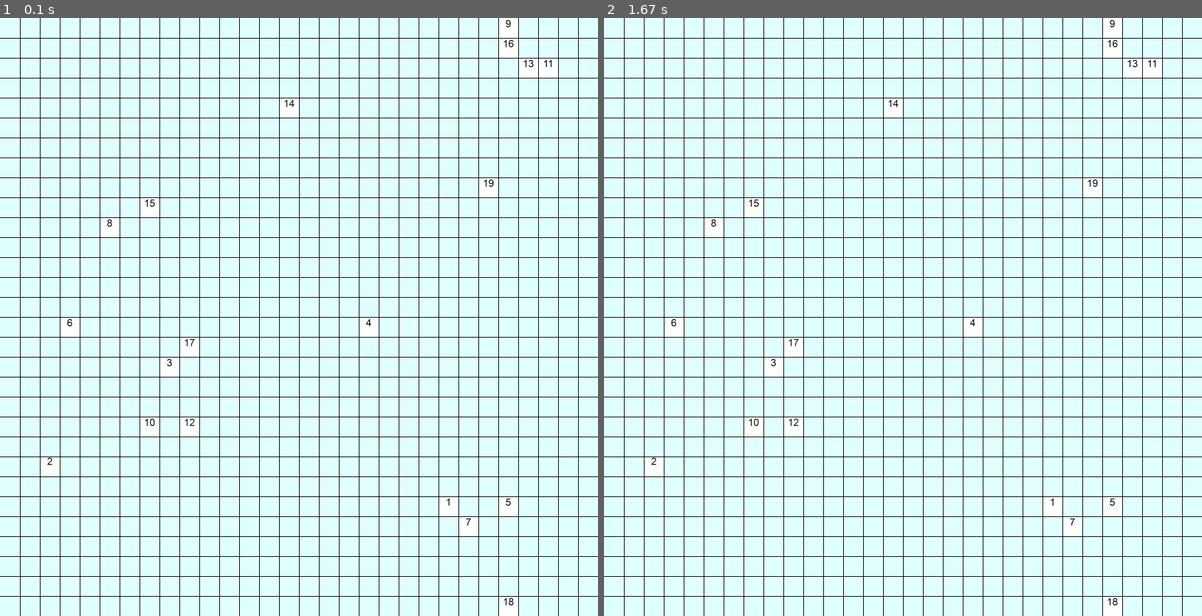
Above: before the commit, frames 1-2 (left to right).
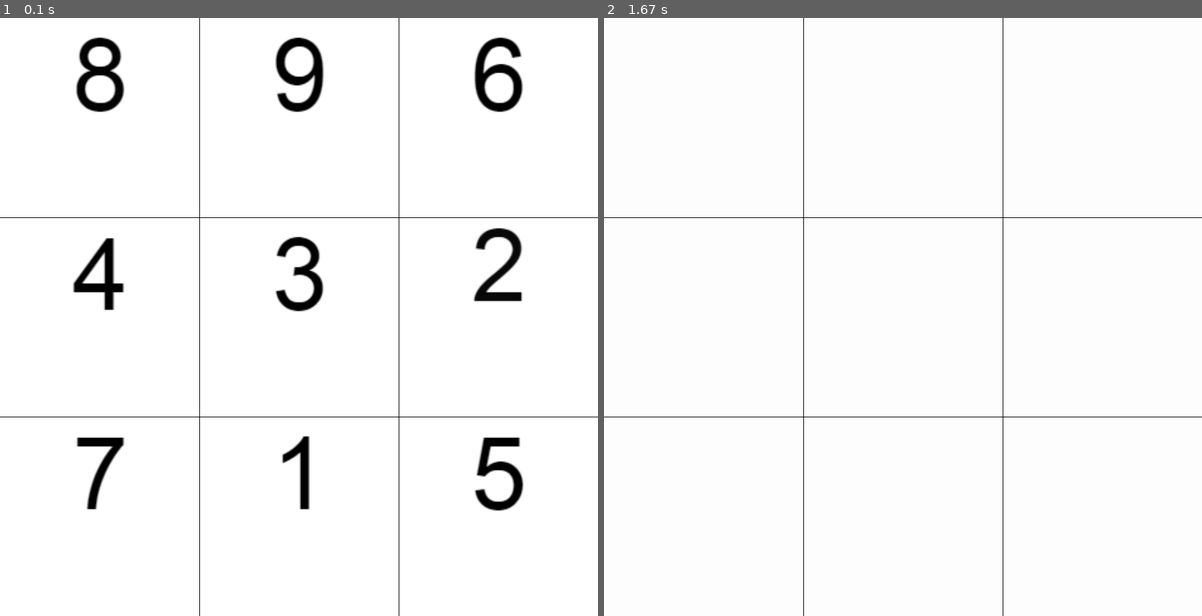
Above: after the commit, the same moments.

Repository: Safewaan/Chimpanzee-Test
Game: pygame game, started from pygameTemplate.py
Same seed, same stepped clock (60 frames per second), same inputs: the game is played once before the commit and once after it.
Inputs (mouse positions are in pixels of both pictures, inside the frame that each line leads up to):
- Up to frame 1 (0.1 s): no input
- Up to frame 2 (1.67 s): click (962, 448) at 0.88 s

The runs differ from the first frame. In frame 1, 97% of the frame differs, in the area x 0-100%, y 0-100%; in frame 2, 98%.

Commit message:
Numbers are now clickable and need to be clicked in the right order
- Added LineGenerator.py to generate lines as needed
- added TestVariables.py to store testing variables
- Added white.png

Diff:
--- a/CordGenerator.py
+++ b/CordGenerator.py
@@ -1,4 +1,7 @@
-def CordGen(gD, width, height):
+# Imports
+from TestVariables import *
+
+def cordGen(gD, width, height):
     """
     Generates coordinates of all line intersections.
 
@@ -26,7 +29,7 @@
     # Main loop
     for y in range(gD):
         for x in range(gD):
-            cords.append([incrementXTotal, incrementYTotal])
+            cords.append([int(incrementXTotal), int(incrementYTotal)])
             incrementXTotal += incrementX
 
         incrementYTotal += incrementY
--- /dev/null
+++ b/LineGenerator.py
@@ -0,0 +1,39 @@
+# Imports
+import pygame
+from pygame.locals import *
+
+# Local imports
+from PygameColours import *
+from TestVariables import *
+
+def lineGen(gD, incrementX, incrementY):
+    """
+    Generates lines that create perfect squares in any given resolution.
+
+    Paramaters:
+    gD: int
+        The dimensions of the grid.
+
+    incrementX: int
+        Increments of the x resolution divided by gD.
+
+    incrementY: int
+        Increments of the y resolution divided by gD.
+
+    Returns:
+    none.
+
+    """
+
+    # Variables
+    incrementXTotal, incrementYTotal = 0, 0
+
+    # Main loop
+    for xy in range (gD - 1):
+        # x-axis
+        incrementXTotal += incrementX
+        pygame.draw.line(screen, colourBlack, [incrementXTotal, 0], [incrementXTotal, height], 1)
+
+        # y-axis
+        incrementYTotal += incrementY
+        pygame.draw.line(screen, colourBlack, [0, incrementYTotal], [width, incrementYTotal], 1)
--- a/NumberImages.py
+++ b/NumberImages.py
@@ -1,9 +1,8 @@
 # Imports
 import pygame
-import CordGenerator
 from pygame.locals import *
+from TestVariables import *
 
-# Images
 def imageList(gD):
     """
     Generates list of all pygame.image.load to be called in a loop.
@@ -22,7 +21,7 @@
 
     # Prevents ctd if gD ** 2 is larger than available images
     if gD ** 2 >= 20:
-        loopNum = 19
+        loopNum = 20
 
     else:
         loopNum = gD ** 2
--- /dev/null
+++ b/TestVariables.py
@@ -0,0 +1,6 @@
+import pygame
+from pygame.locals import *
+
+width, height = 900, 900
+gD = 3
+screen = pygame.display.set_mode((width, height))
--- a/pygameTemplate.py
+++ b/pygameTemplate.py
@@ -7,7 +7,9 @@
 # Local Imports
 import NumberImages
 import CordGenerator
+import LineGenerator
 from PygameColours import *
+from TestVariables import *
 
 # Pygame init
 pygame.init()
@@ -17,33 +19,32 @@
 fpsClock = pygame.time.Clock()
 
 # Screen settings
-width, height = 900, 900
 screen = pygame.display.set_mode((width, height))
 pygame.display.set_caption ('Monky Together sTRonk')
 screen.fill(colourLightCyan)
 
 # Grid variables
-gD = 30
-incrementX, incrementY = width / gD, height / gD
-incrementXTotal, incrementYTotal = 0, 0
+incrementX, incrementY = int(width / gD), int(height / gD)
+
+# Variables
+currentNum = 0
+white = pygame.image.load("white.png")
+white = pygame.transform.smoothscale(white, (incrementX, incrementY))
 
 # Image loader
 numList = NumberImages.imageList(gD) # Images list
-cordsList = CordGenerator.CordGen(gD, width, height) # Coordinates list
+cordsList = CordGenerator.cordGen(gD, width, height) # Coordinates list
+imageRectList = [] #Image rectangles list
 
 for x in range(len(numList)):
-    imageResizer = pygame.transform.smoothscale(numList[x], (int(incrementX), int(incrementY)))
-    screen.blit(imageResizer, (cordsList.pop(random.randint(0, len(cordsList) - 1))))
+  image = pygame.transform.smoothscale(numList[x], (incrementX, incrementY))
+  imageRect = image.get_rect()
+  imageRect = imageRect.move((cordsList.pop(random.randint(0, len(cordsList) - 1))))
+  imageRectList.append(imageRect)
+  screen.blit(image, imageRectList[x])
 
 # Generates lines
-for xy in range (gD - 1):
-  # x-axis
-  incrementXTotal += incrementX
-  pygame.draw.line(screen, colourBlack, [incrementXTotal, 0], [incrementXTotal, height], 1)
-
-  # y-axis
-  incrementYTotal += incrementY
-  pygame.draw.line(screen, colourBlack, [0, incrementYTotal], [width, incrementYTotal], 1)
+LineGenerator.lineGen(gD, incrementX, incrementY)
 
 # Game loop.
 while True:
@@ -53,6 +54,22 @@
       pygame.quit()
       sys.exit()
 
+    if event.type == MOUSEBUTTONDOWN:
+      mouse_pos = event.pos
+
+      if imageRectList[currentNum].collidepoint(mouse_pos):
+
+        if currentNum == 0:
+          for x in range(len(numList)):
+            screen.blit(white, imageRectList[x])
+          LineGenerator.lineGen(gD, incrementX, incrementY)
+
+        currentNum += 1
+
+      else:
+        pygame.quit()
+        sys.exit()
+
   # Update.
 
   # Draw.
Binary file added: white.png
